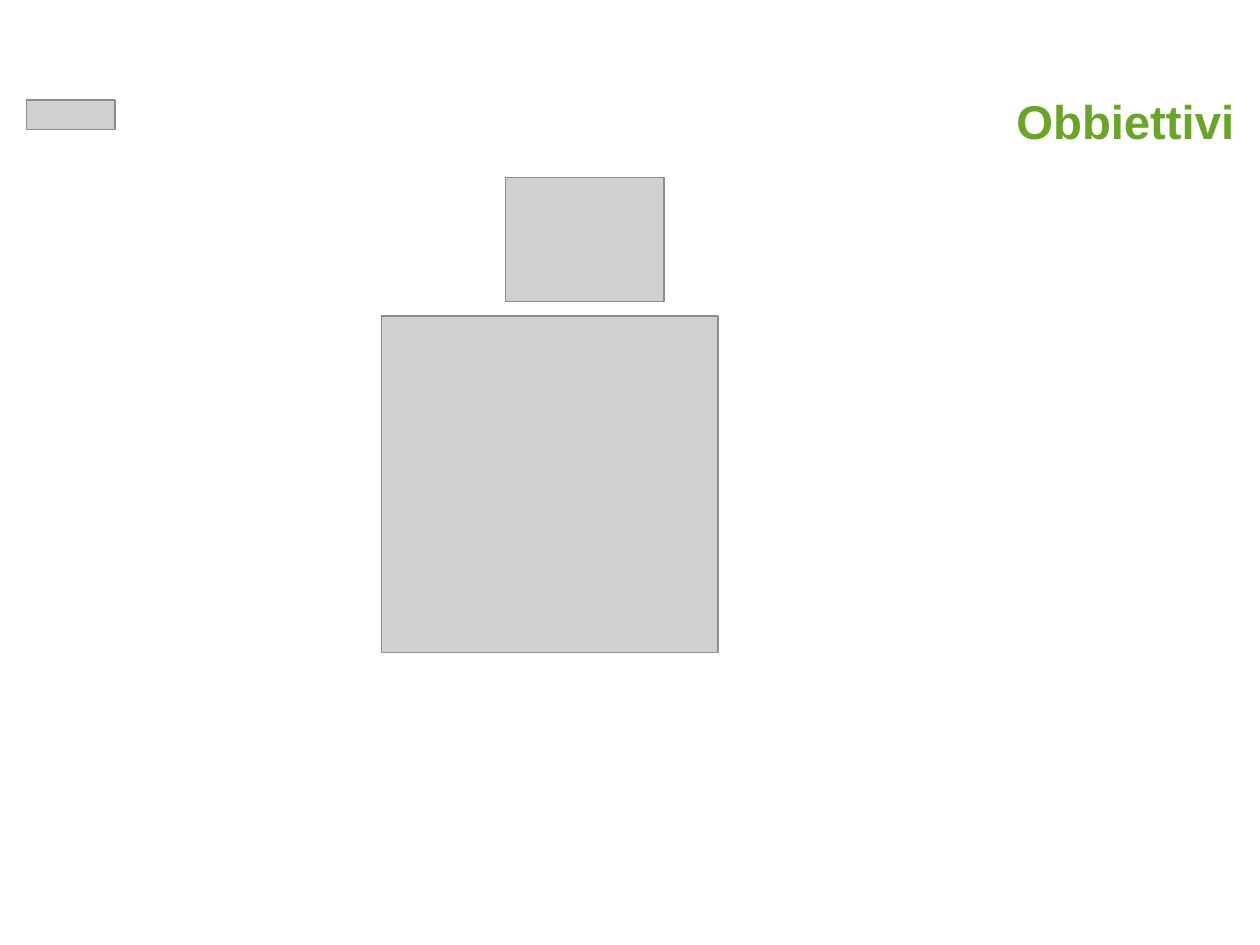
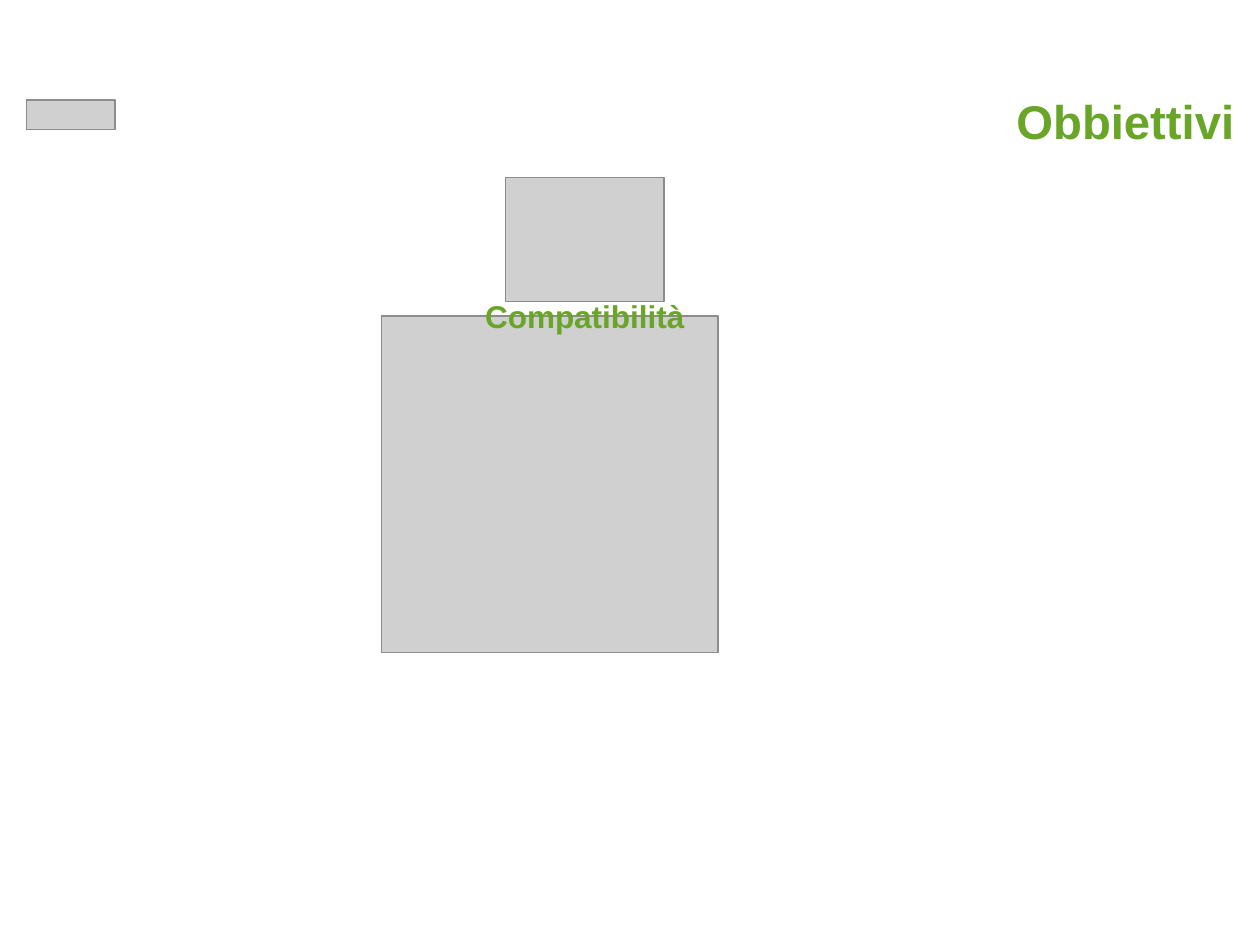
Before and after one commit to AlessioTommasi-supsi/iotProject, a slide deck: slide 9 of docs/tesi/MSE_Master Thesis_Presentation_AlessioTommasi PostIncontro.pptx. Drawn at 1260x945 pixels with LibreOffice and Linux fonts; fonts in the diff are those of the drawing; grey boxes stand for pictures; background and template pictures are left out. Boxes give left, top, right and bottom in pixels: in the first picture for what was removed or moved away, otherwise in the second. Text is boxed around its words. In the diff, an @@ line names an element or a change of style, - is before the commit and + after.

```diff
--- a/docs/tesi/MSE_Master Thesis_Presentation_AlessioTommasi PostIncontro.pptx
+++ b/docs/tesi/MSE_Master Thesis_Presentation_AlessioTommasi PostIncontro.pptx
@@ text added at (485,303,684,334), 18 pt, text #69A526, bold @@
+Compatibilità
```
Also in this commit, not shown: 2 other slides changed, 12 slides added, 10 slides removed, 2 other files.
